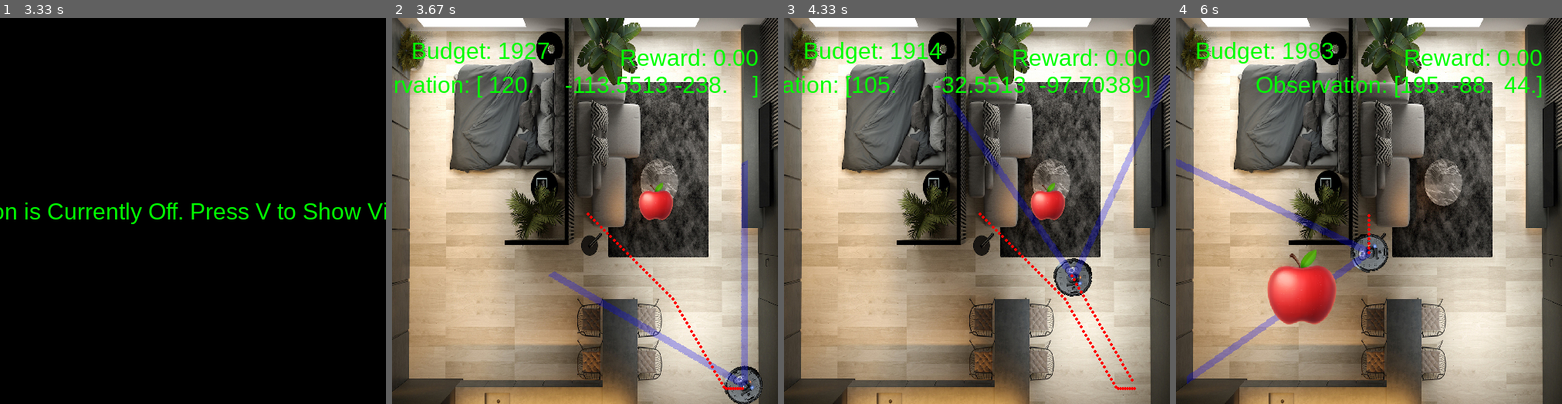
Above: before the commit, frames 1-4 (left to right).
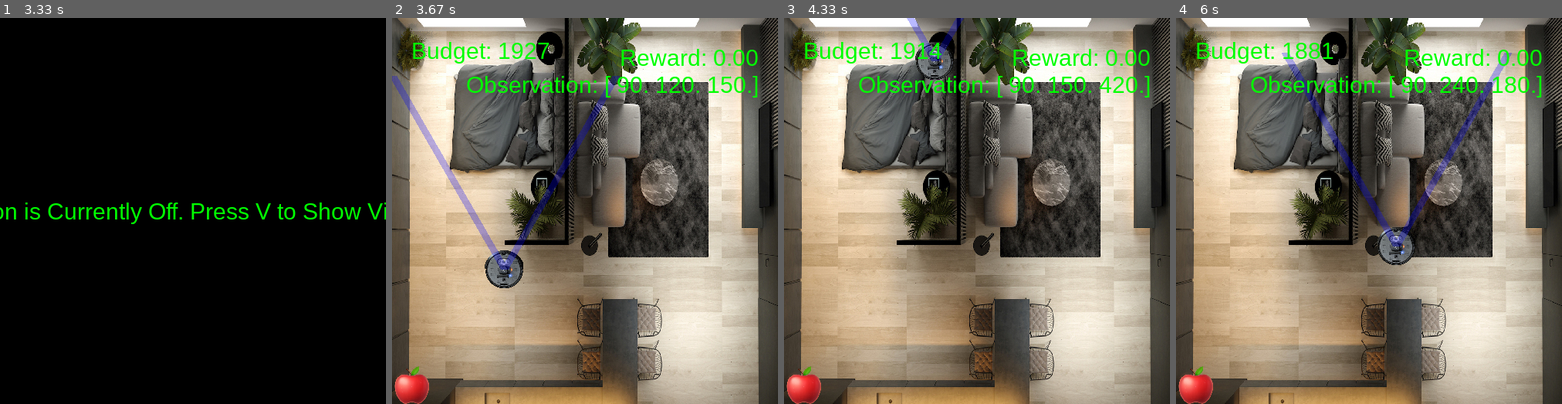
Above: after the commit, the same moments.

Repository: Anwealso/ReLOaD
Game: pygame game, started from reload/simplesim/env_gym.py
Same seed, same stepped clock (60 frames per second), same inputs: the game is played once before the commit and once after it.
Inputs:
- Up to frame 1 (3.33 s): hold Right 0.33-0.8 s; hold Up 0.83-1.3 s; hold Left 1.83-2.37 s; hold Down 2.4-2.87 s
- Up to frame 2 (3.67 s): tap V at 3.4 s
- Up to frame 3 (4.33 s): hold Up 3.73-4.2 s; hold Right from 4.23 s (still down)
- Up to frame 4 (6 s): release Right at 4.87 s; hold Down 4.9-5.27 s; hold Left 5.3-5.77 s; hold Right from 5.8 s (still down)

Frame 1 is identical in both runs. In frame 2, 8.3% of the frame differs, in the area x 0-96%, y 15-100%; in frame 3, 6.9%; in frame 4, 9.1%, in the area x 0-92%, y 6-100%.

Commit message:
More testing with stable baselines, even with gridworld but to no avail

Diff:
--- a/reload/simplesim/env.py
+++ b/reload/simplesim/env.py
@@ -70,10 +70,13 @@
 
         # Set the initial position
         self.ranPoint = (
-            random.randrange(0 + self.w, sw - self.w),
-            random.randrange(0 + self.h, sh - self.h),
+            random.randrange(0 + self.w/2, sw - self.w/2),
+            random.randrange(0 + self.h/2, sh - self.h/2),
         )
-        self.x, self.y = self.ranPoint
+        # self.x, self.y = self.ranPoint
+        # self.x, self.y = 0 + self.w/2, 0 + self.h/2 # root keeps going top-right
+        self.x, self.y = 0 + self.w/2, sh - self.h/2 # robot keeps going middle-right
+        self.x, self.y = 0 + self.w/2, sh - self.h/2
 
         # Set the orientation
         self.angle = 90  # unit circle format
@@ -181,27 +184,35 @@
         win.blit(rotated_fov_surf, rotated_fov_rect)
 
     def turn_left(self):
-        self.angle += 5
-        if self.angle >= 360:
-            self.angle = self.angle - 360 # wrap angle back around
+        # self.angle += 5
+        # if self.angle >= 360:
+        #     self.angle = self.angle - 360 # wrap angle back around
+
+        self.x -= 10
         self.handle_boundary_collisions()
 
     def turn_right(self):
-        self.angle -= 5
-        if self.angle < 0:
-            self.angle = self.angle + 360 # wrap angle back around
+        # self.angle -= 5
+        # if self.angle < 0:
+        #     self.angle = self.angle + 360 # wrap angle back around
+
+        self.x += 10
         self.handle_boundary_collisions()
 
     def move_forward(self):
-        self.x += math.cos(math.radians(self.angle)) * 6
-        self.y -= math.sin(math.radians(self.angle)) * 6
-        self.trail.append((self.x, self.y))
+        # self.x += math.cos(math.radians(self.angle)) * 6
+        # self.y -= math.sin(math.radians(self.angle)) * 6
+        # self.trail.append((self.x, self.y))
+
+        self.y -= 10
         self.handle_boundary_collisions()
 
     def move_backward(self):
-        self.x -= math.cos(math.radians(self.angle)) * 6
-        self.y += math.sin(math.radians(self.angle)) * 6
-        self.trail.append((self.x, self.y))
+        # self.x -= math.cos(math.radians(self.angle)) * 6
+        # self.y += math.sin(math.radians(self.angle)) * 6
+        # self.trail.append((self.x, self.y))
+
+        self.y += 10
         self.handle_boundary_collisions()
 
     def handle_boundary_collisions(self):
@@ -389,8 +400,9 @@
             None
         """
         for _ in range(0, num_to_spawn):
-            ran = random.choice([1, 1, 1, 2, 2, 3])
-            self.targets.append(Target(ran))
+            # ran = random.choice([1, 1, 1, 2, 2, 3])
+            # self.targets.append(Target(ran))
+            self.targets.append(Target(1))
 
     def detect_targets(self):
         """
--- a/reload/simplesim/env_gym.py
+++ b/reload/simplesim/env_gym.py
@@ -1,5 +1,6 @@
 # Library Imports
-from env import SimpleSim
+from reload.simplesim.env import SimpleSim
+# from env import SimpleSim
 import math
 import numpy as np
 import time
@@ -53,7 +54,7 @@
         # Target relative positions (dx,dy)
         target_rel_positions = np.zeros(shape=(2, len(self.game.targets)), dtype=np.float32)
         for i, target in enumerate(self.game.targets):
-            dx = target.x - self.game.robot.x
+            dx = self.game.robot.x - target.x
             dy = target.y - self.game.robot.y
             target_rel_positions[0][i] = dx
             target_rel_positions[1][i] = dy
@@ -121,7 +122,7 @@
             # Show info on scoreboard
             # self.game.set_scoreboard({"Reward": format(self._get_reward(action), ".2f")})
             self.game.set_scoreboard({"Reward": format(self._get_reward(action), ".2f"), "Observation": self._get_obs()})
-            print(f"Reward: {format(self._get_reward(action), '.2f')}, Observation: {self._get_obs()}")
+            print(f"Reward: {format(self._get_reward(action), '.2f')}, Observation: {self._get_obs()}\n")
 
         reward = 0
         terminated = False # if we reached the goal
@@ -153,12 +154,14 @@
             ([np.array size=(2,1) type=np.float32]): Random State
         """
         self.game.reset()
-        print(1)
-        print(self._get_obs())
-        print(2)
-        # print(spaces.utils.flatten(self.observation_space, self._get_obs()))
-        print(self._get_obs())
-        print(3)
+
+        # print(1)
+        # print(self._get_obs())
+        # print(2)
+        # # print(spaces.utils.flatten(self.observation_space, self._get_obs()))
+        # print(self._get_obs())
+        # print(3)
+
         info = {} # no extra info at this stage
         # return spaces.utils.flatten(self.observation_space, self._get_obs()), info
         return self._get_obs(), info
@@ -237,10 +240,7 @@
 
             # action = env.action_space.sample()  # this is where you would insert your policy
             observation, reward, terminated, truncated, info = env.step(action)
-
-            print(f"Observation: {observation}")
-            print(f"Reward: {reward}")
-            print("")
+            # print(f"Reward: {format(reward, '.2f')}, Observation: {observation}\n")
 
             if terminated or truncated:
                 observation, info = env.reset()
Not shown, added: Copy_of_5_custom_gym_env.ipynb
Not shown, removed: scripts/Copy_of_5_custom_gym_env.ipynb
